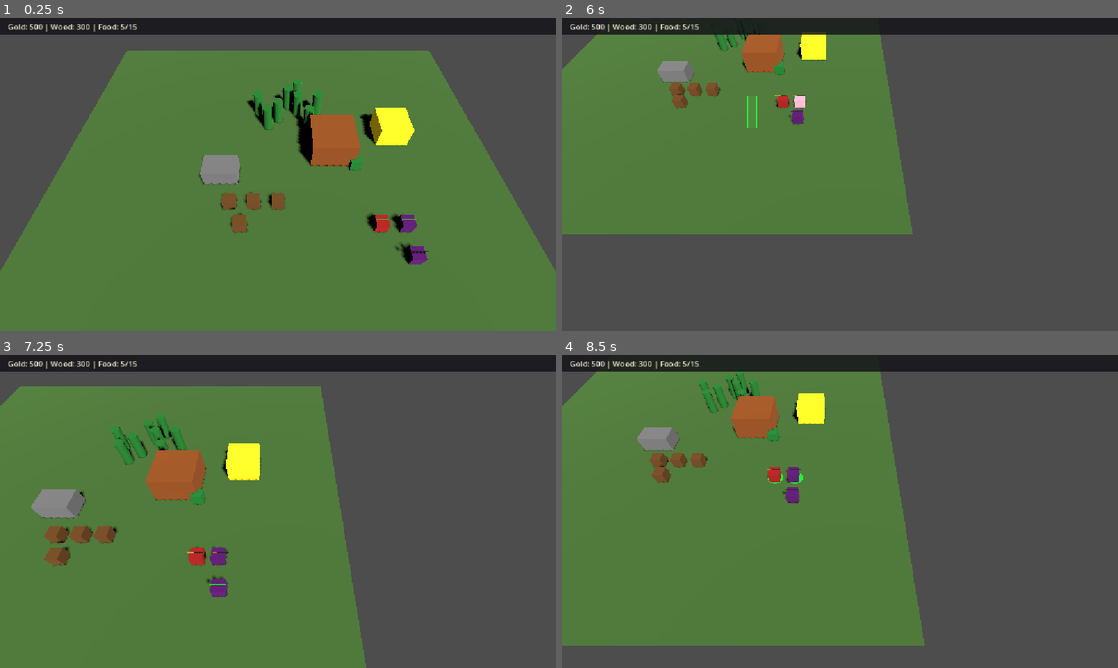
Above: before the commit, frames 1-4 (two rows, left to right).
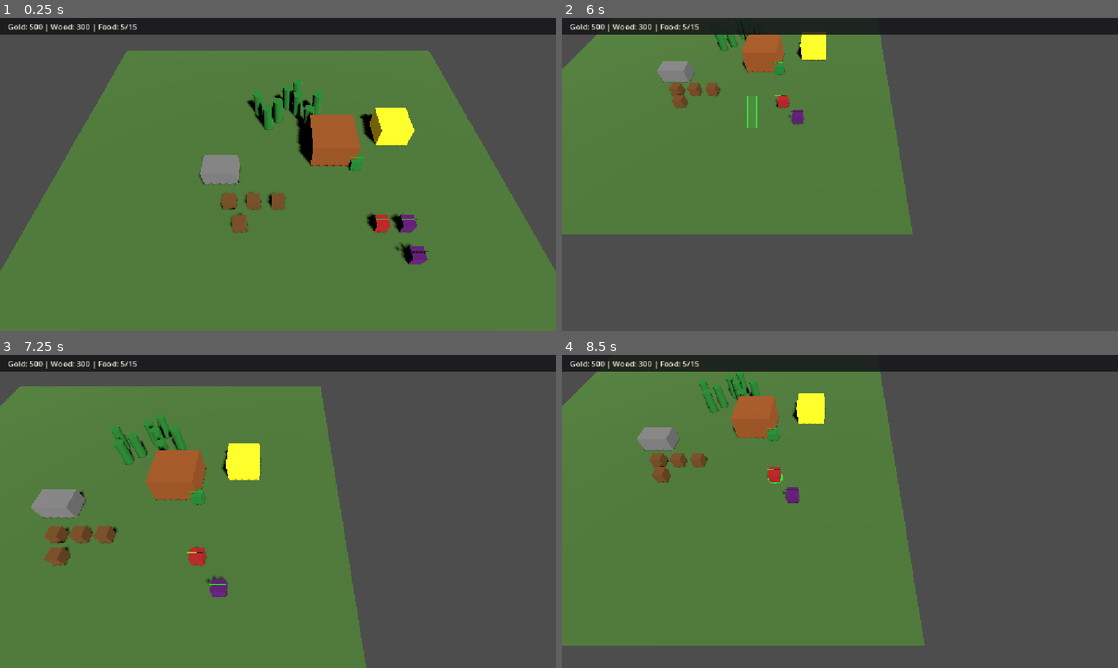
Above: after the commit, the same moments.

Repository: nplvkntx/endless-battle
Game: Godot game, scene res://scenes/main.tscn
Two runs of this game, one before a commit and one after it. Both use one fixed random seed, a clock stepped at 60 frames per second and the inputs below.
Inputs (mouse positions are in pixels of both pictures, inside the frame that each line leads up to):
- Up to frame 1 (0.25 s): no input
- Up to frame 2 (6 s): tap Enter at 0.5 s; move the mouse to (962, 158) at 0.52 s; hold Right (ui_right) 0.53-1.25 s; tap B every 1.5 s from 0.6 to 5.1 s; click (962, 158) at 0.67 s; drag from (728, 190) to (812, 237) at 1.27 s; move the mouse to (895, 105) at 2.02 s; hold Right (ui_right) 2.03-2.75 s; drag from (812, 237) to (673, 127) at 2.77 s; move the mouse to (1006, 221) at 3.52 s; hold Left (ui_left) 3.53-4.25 s; drag from (673, 127) to (756, 96) at 4.27 s; move the mouse to (867, 174) at 5.02 s; hold Down (ui_down) 5.03-5.75 s; click (867, 174) at 5.17 s; drag from (756, 96) to (728, 190) at 5.77 s
- Up to frame 3 (7.25 s): tap Space at 6.5 s; move the mouse to (400, 495) at 6.52 s; hold Up (ui_up) from 6.53 s (still down); tap B at 6.6 s
- Up to frame 4 (8.5 s): release Up (ui_up) at 7.25 s; drag from (728, 527) to (812, 574) at 7.27 s; move the mouse to (895, 442) at 8.02 s; hold Down (ui_down) from 8.03 s (still down); tap B at 8.1 s

The runs differ from the first frame. In frame 1, less than 0.1% of the frame differs, in the area x 63-75%, y 44-65%; in frame 2, less than 0.1%; in frame 3, 0.2%, in the area x 33-42%, y 43-68%; in frame 4, 0.1%.

Commit message:
Add archer ranged attack

Diff:
--- a/scenes/units/archer.tscn
+++ b/scenes/units/archer.tscn
@@ -1,6 +1,7 @@
-[gd_scene format=3 uid="uid://cg7dpeipvxy7a"]
+[gd_scene load_steps=10 format=3 uid="uid://cg7dpeipvxy7a"]
 
 [ext_resource type="Script" path="res://scripts/units/archer.gd" id="1_archer"]
+[ext_resource type="Script" path="res://scripts/components/health_component.gd" id="2_health_component"]
 
 [sub_resource type="StandardMaterial3D" id="StandardMaterial3D_green"]
 albedo_color = Color(0.15, 0.65, 0.25, 1)
@@ -23,6 +24,15 @@
 [sub_resource type="BoxShape3D" id="BoxShape3D_body"]
 size = Vector3(1, 1, 1)
 
+[sub_resource type="StandardMaterial3D" id="StandardMaterial3D_health_bg"]
+albedo_color = Color(0.15, 0.15, 0.15, 1)
+
+[sub_resource type="StandardMaterial3D" id="StandardMaterial3D_health_fill"]
+albedo_color = Color(0.15, 0.65, 0.25, 1)
+
+[sub_resource type="BoxMesh" id="BoxMesh_health_bar"]
+size = Vector3(1.2, 0.08, 0.02)
+
 [node name="Archer" type="CharacterBody3D" groups=["units"]]
 script = ExtResource("1_archer")
 
@@ -36,5 +46,21 @@
 mesh = SubResource("CylinderMesh_selection")
 surface_material_override/0 = SubResource("StandardMaterial3D_selection")
 
+[node name="HealthBar" type="Node3D" parent="."]
+transform = Transform3D(1, 0, 0, 0, 1, 0, 0, 0, 1, 0, 0.75, 0)
+
+[node name="Background" type="MeshInstance3D" parent="HealthBar"]
+mesh = SubResource("BoxMesh_health_bar")
+surface_material_override/0 = SubResource("StandardMaterial3D_health_bg")
+
+[node name="Fill" type="MeshInstance3D" parent="HealthBar"]
+transform = Transform3D(1, 0, 0, 0, 1, 0, 0, 0, 1, 0, 0, 0.015)
+mesh = SubResource("BoxMesh_health_bar")
+surface_material_override/0 = SubResource("StandardMaterial3D_health_fill")
+
 [node name="CollisionShape3D" type="CollisionShape3D" parent="."]
 shape = SubResource("BoxShape3D_body")
+
+[node name="HealthComponent" type="Node" parent="."]
+script = ExtResource("2_health_component")
+max_health = 100
--- a/scripts/systems/selection_manager.gd
+++ b/scripts/systems/selection_manager.gd
@@ -169,6 +169,8 @@
 			(unit as Worker).cancel_gathering()
 		if unit is Swordsman:
 			(unit as Swordsman).cancel_attack()
+		if unit is Archer:
+			(unit as Archer).cancel_attack()
 		unit.set_movement_target(move_targets[index])
 
 
@@ -176,6 +178,8 @@
 	for unit: Unit in selected_units:
 		if unit is Swordsman:
 			(unit as Swordsman).command_attack(enemy)
+		elif unit is Archer:
+			(unit as Archer).command_attack(enemy)
 
 
 func _dispatch_gold_mine_gather_command(gold_mine: GoldMine) -> void:
--- a/scripts/units/archer.gd
+++ b/scripts/units/archer.gd
@@ -1,4 +1,207 @@
 class_name Archer
 extends Unit
 
-## Placeholder archer unit used for early 3D scene testing.
+## Ranged archer unit that stops at attack range and applies damage directly.
+
+@export var attack_damage: int = 7
+@export var attack_range: float = 8.0
+@export var attack_cooldown: float = 1.2
+
+const HEALTH_BAR_WIDTH := 1.2
+const HEALTH_BAR_HUE_GREEN := 0.333333
+
+@onready var _health_component: HealthComponent = $HealthComponent
+@onready var _health_bar: Node3D = $HealthBar
+@onready var _health_bar_fill: MeshInstance3D = $HealthBar/Fill
+
+var _health_bar_fill_material: StandardMaterial3D
+var _attack_target: EnemyDummy = null
+var _attack_cooldown_timer: float = 0.0
+var _has_chase_target: bool = false
+
+
+func _ready() -> void:
+	super._ready()
+	var fill_material := _health_bar_fill.get_surface_override_material(0) as StandardMaterial3D
+	_health_bar_fill_material = fill_material.duplicate() as StandardMaterial3D
+	_health_bar_fill.set_surface_override_material(0, _health_bar_fill_material)
+	_health_component.health_changed.connect(_on_health_changed)
+	_health_component.health_depleted.connect(_on_health_depleted)
+	_update_health_bar(_health_component.current_health, _health_component.max_health)
+
+
+func _on_health_changed(current_health: int, max_health: int) -> void:
+	_update_health_bar(current_health, max_health)
+
+
+func _update_health_bar(current_health: int, max_health: int) -> void:
+	if max_health <= 0:
+		return
+
+	var ratio: float = float(current_health) / float(max_health)
+	_health_bar_fill.scale.x = ratio
+	_health_bar_fill.position.x = HEALTH_BAR_WIDTH * (ratio - 1.0) * 0.5
+	_health_bar_fill_material.albedo_color = _get_health_bar_color(ratio)
+
+
+func _get_health_bar_color(ratio: float) -> Color:
+	return Color.from_hsv(ratio * HEALTH_BAR_HUE_GREEN, 0.85, 0.9)
+
+
+func command_attack(target: EnemyDummy) -> void:
+	_attack_target = target
+	_attack_cooldown_timer = 0.0
+	_has_chase_target = false
+
+	if _is_in_attack_range(_attack_target):
+		_stop_and_attack(0.0)
+		return
+
+	_begin_chase()
+
+
+func cancel_attack() -> void:
+	_attack_target = null
+	_has_chase_target = false
+
+
+func set_movement_target(target: Vector3) -> void:
+	cancel_attack()
+	super.set_movement_target(target)
+
+
+func _physics_process(delta: float) -> void:
+	if _health_component.current_health <= 0:
+		return
+
+	if _attack_target == null and not has_move_target:
+		_try_auto_attack()
+
+	if _attack_target != null:
+		if not is_instance_valid(_attack_target):
+			cancel_attack()
+		else:
+			_process_attack(delta)
+			return
+
+	super._physics_process(delta)
+
+
+func _try_auto_attack() -> void:
+	var closest_enemy: EnemyDummy = _find_closest_enemy_in_range()
+	if closest_enemy != null:
+		command_attack(closest_enemy)
+
+
+func _find_closest_enemy_in_range() -> EnemyDummy:
+	var closest_enemy: EnemyDummy = null
+	var closest_distance: float = INF
+
+	for node: Node in get_tree().get_nodes_in_group("enemies"):
+		if not node is EnemyDummy:
+			continue
+
+		var enemy: EnemyDummy = node as EnemyDummy
+		if not is_instance_valid(enemy):
+			continue
+
+		var distance: float = _horizontal_distance_to(enemy)
+		if distance > attack_range:
+			continue
+
+		if distance < closest_distance:
+			closest_distance = distance
+			closest_enemy = enemy
+
+	return closest_enemy
+
+
+func _process_attack(delta: float) -> void:
+	if _is_in_attack_range(_attack_target):
+		_stop_and_attack(delta)
+		return
+
+	if not has_move_target:
+		_has_chase_target = false
+		_begin_chase()
+
+	super._physics_process(delta)
+
+	if _attack_target != null and _is_in_attack_range(_attack_target):
+		_stop_and_attack(delta)
+
+
+func _stop_and_attack(delta: float) -> void:
+	has_move_target = false
+	_has_chase_target = false
+	velocity = Vector3.ZERO
+
+	_attack_cooldown_timer -= delta
+	if _attack_cooldown_timer > 0.0:
+		return
+
+	if not is_instance_valid(_attack_target):
+		cancel_attack()
+		return
+
+	_attack_target.take_damage(float(attack_damage), self)
+	MeleeHitSound.play_at(self, _attack_target.global_position)
+	print(
+		"Archer dealt %d damage. Target remaining health: %d"
+		% [attack_damage, _attack_target.get_current_health()]
+	)
+	_attack_cooldown_timer = attack_cooldown
+
+
+func take_damage(amount: float) -> void:
+	if _health_component.current_health <= 0:
+		return
+
+	_health_component.take_damage(int(amount))
+
+
+func get_current_health() -> int:
+	return _health_component.current_health
+
+
+func _on_health_depleted() -> void:
+	_health_bar.visible = false
+	cancel_attack()
+	has_move_target = false
+	velocity = Vector3.ZERO
+	die()
+	print("Archer died")
+	queue_free()
+
+
+func _begin_chase() -> void:
+	if _attack_target == null or _has_chase_target:
+		return
+
+	super.set_movement_target(_compute_attack_approach_position(_attack_target))
+	_has_chase_target = true
+
+
+func _is_in_attack_range(target: Unit) -> bool:
+	return _horizontal_distance_to(target) <= attack_range
+
+
+func _horizontal_distance_to(target: Unit) -> float:
+	var offset: Vector3 = global_position - target.global_position
+	offset.y = 0.0
+	return offset.length()
+
+
+func _compute_attack_approach_position(target: Unit) -> Vector3:
+	var to_attacker: Vector3 = global_position - target.global_position
+	to_attacker.y = 0.0
+
+	if to_attacker.length_squared() < 0.001:
+		to_attacker = Vector3.FORWARD
+
+	var standoff_distance: float = maxf(attack_range - stopping_distance, stopping_distance)
+	var approach_position: Vector3 = (
+		target.global_position + to_attacker.normalized() * standoff_distance
+	)
+	approach_position.y = global_position.y
+	return approach_position
